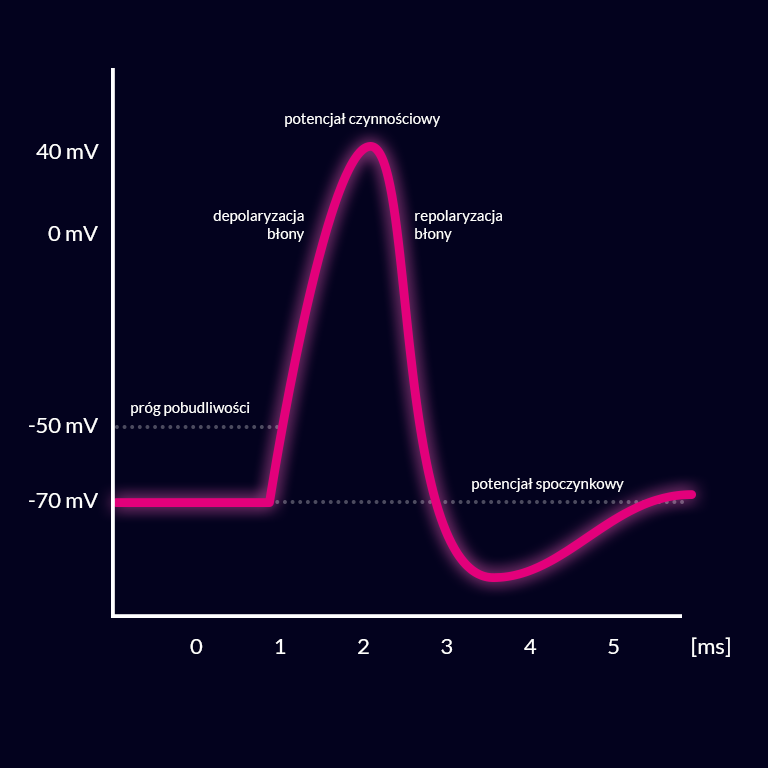
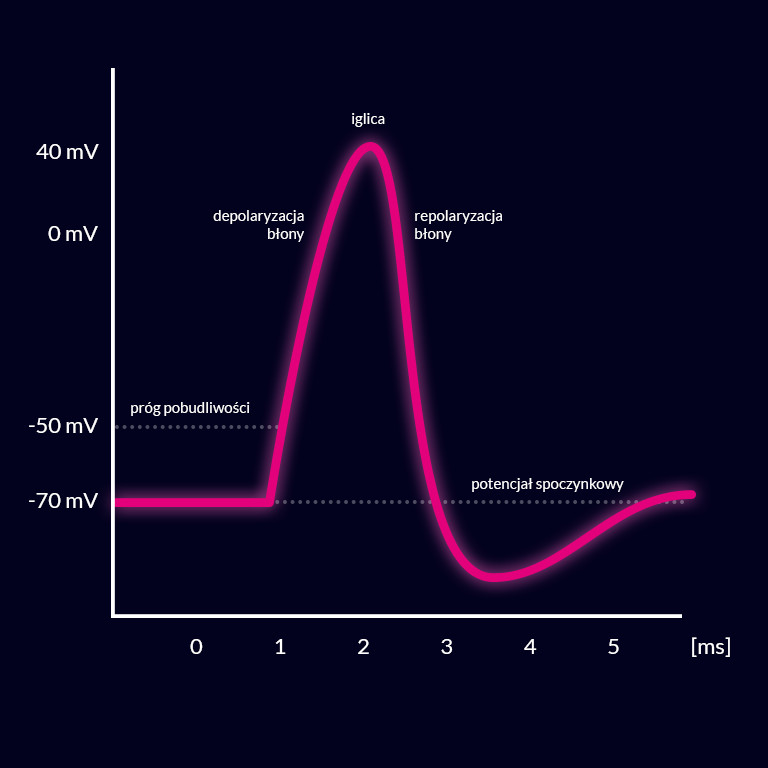
Layered file, before and after one edit (768x768). Changes by layer:
renamed "potencjał czynnościowy" to "iglica", painted on it over [left=285, top=113, right=440, bottom=127]
